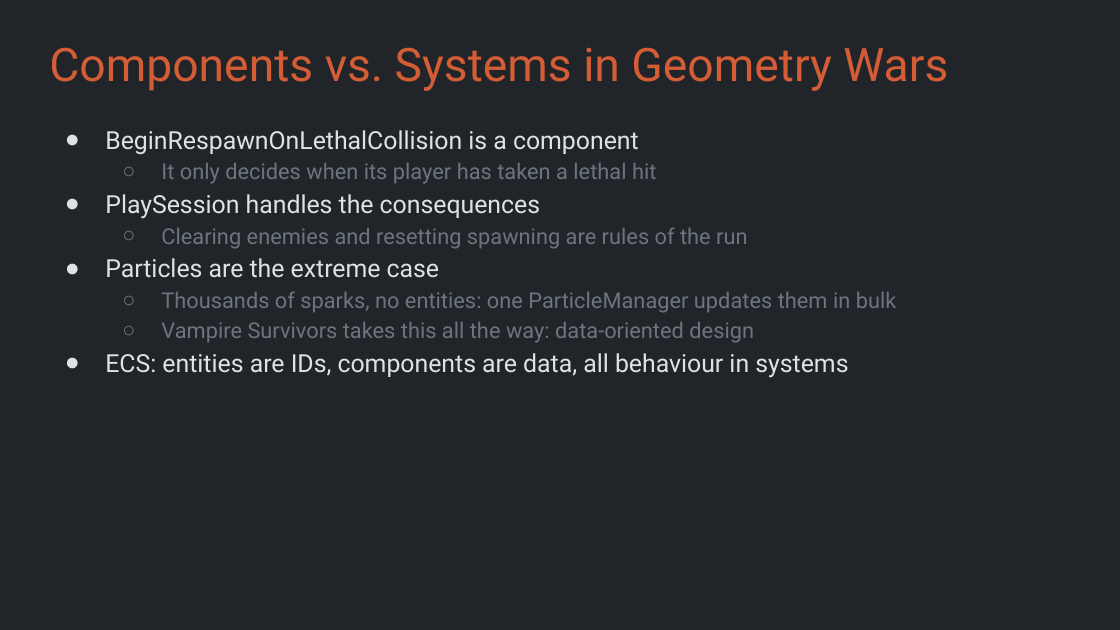
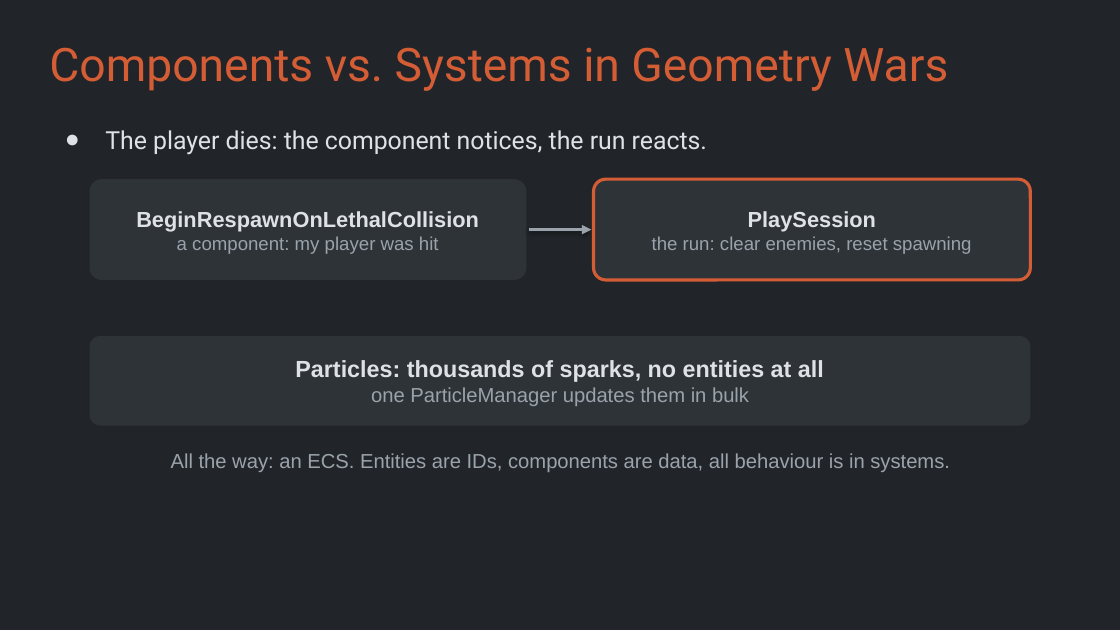
Before and after one commit to Metamate/gar, a slide deck: slide 12 of slides/11 Geometry Wars.pptx. Drawn at 1120x630 pixels with LibreOffice and Linux fonts; fonts in the diff are those of the drawing. Boxes give left, top, right and bottom in pixels: in the first picture for what was removed or moved away, otherwise in the second. Text is boxed around its words. In the diff, an @@ line names an element or a change of style, - is before the commit and + after.

```diff
--- a/slides/11 Geometry Wars.pptx
+++ b/slides/11 Geometry Wars.pptx
@@ text at [105, 130, 707, 155]: text changed; size 14 to 16 pt; text colour #6C757D to #DEE2E6 @@
-● BeginRespawnOnLethalCollision is a component
-  ○ It only decides when its player has taken a lethal hit
-● PlaySession handles the consequences
-  ○ Clearing enemies and resetting spawning are rules of the run
-● Particles are the extreme case
-  ○ Thousands of sparks, no entities: one ParticleManager updates them in bulk
-  ○ Vampire Survivors takes this all the way: data-oriented design
-● ECS: entities are IDs, components are data, all behaviour in systems
+● The player dies: the component notices, the run reacts.
@@ rounded rectangle added at [90, 179, 526, 280], fill #2E3338, 14 pt, text #DEE2E6, bold @@
+BeginRespawnOnLethalCollision
+a component: my player was hit
@@ rounded rectangle added at [594, 179, 1030, 280], fill #2E3338, outline #D45D35 2 pt, 12 pt, text #9AA3AB @@
+PlaySession
+the run: clear enemies, reset spawning
@@ arrow added from (529, 230) to (591, 230), #9AA3AB 2 pt @@
@@ rounded rectangle added at [90, 336, 1030, 426], fill #2E3338, 15 pt, text #DEE2E6, bold @@
+Particles: thousands of sparks, no entities at all
+one ParticleManager updates them in bulk
@@ text added at [171, 453, 950, 472], 13 pt, text #9AA3AB @@
+All the way: an ECS. Entities are IDs, components are data, all behaviour is in systems.
```
Also in this commit, not shown: 11 other slides changed, 1 slide added.
